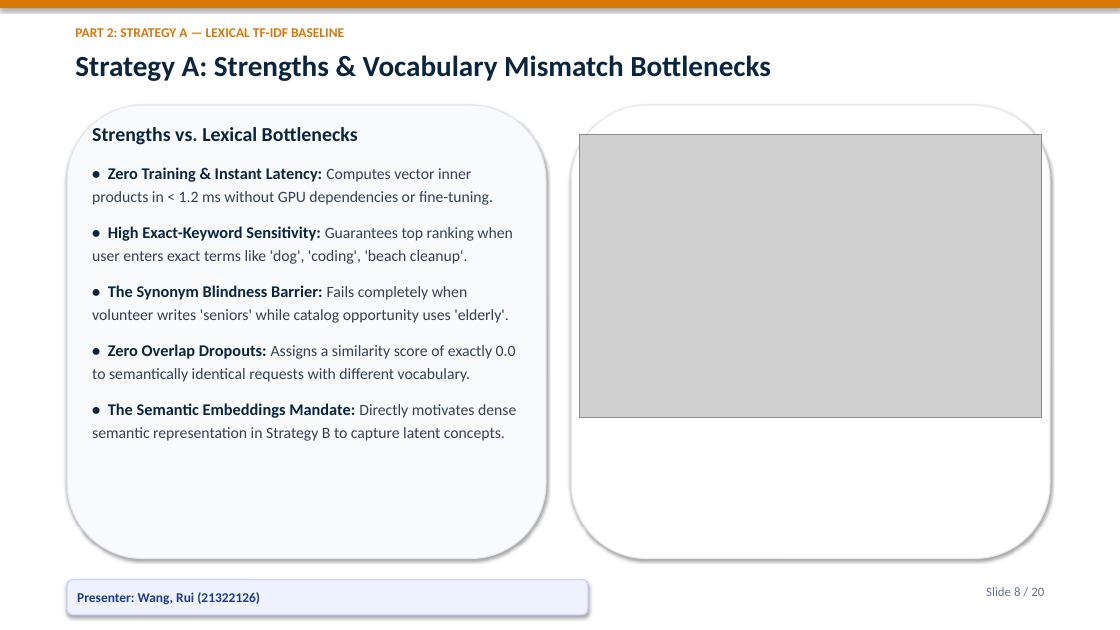
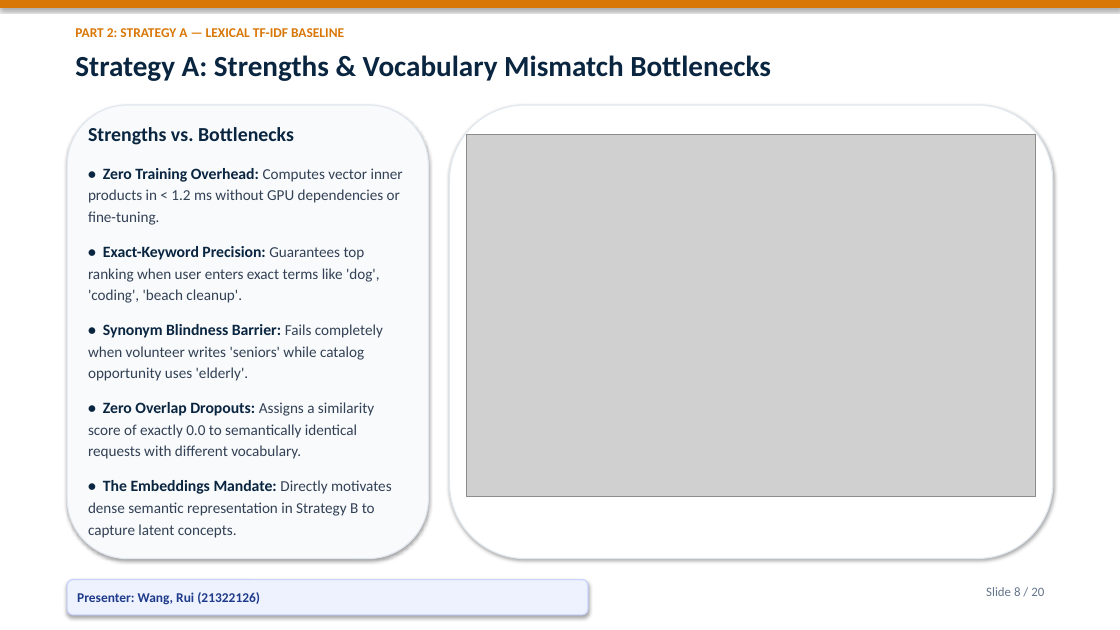
Before and after one commit to Bob8259/CSIT-5210-Group-Project, a slide deck: slide 8 of CSIT5210_Group1_Presentation.pptx. Drawn at 1120x630 pixels with LibreOffice and Linux fonts; fonts in the diff are those of the drawing; grey boxes stand for pictures. Boxes give left, top, right and bottom in pixels: in the first picture for what was removed or moved away, otherwise in the second. Text is boxed around its words. In the diff, an @@ line names an element or a change of style, - is before the commit and + after.

Commit message:
style: maximize presentation diagram sizes, enlarge chart annotations, and expand architecture layouts

```diff
--- a/CSIT5210_Group1_Presentation.pptx
+++ b/CSIT5210_Group1_Presentation.pptx
@@ rounded rectangle: place and size @@
-rounded rectangle at <box>67,105,546,559</box>
+rounded rectangle at <box>67,105,429,559</box>
@@ rounded rectangle: place and size @@
-rounded rectangle at <box>571,105,1050,559</box>
+rounded rectangle at <box>450,105,1053,559</box>
@@ text at <box>88,127,403,381</box>: text changed; size 13.5 to 13 pt @@
-Strengths vs. Lexical Bottlenecks
-• Zero Training & Instant Latency: Computes vector inner products in < 1.2 ms without GPU dependencies or fine-tuning.
-• High Exact-Keyword Sensitivity: Guarantees top ranking when user enters exact terms like 'dog', 'coding', 'beach cleanup'.
-• The Synonym Blindness Barrier: Fails completely when volunteer writes 'seniors' while catalog opportunity uses 'elderly'.
+Strengths vs. Bottlenecks
+• Zero Training Overhead: Computes vector inner products in < 1.2 ms without GPU dependencies or fine-tuning.
+• Exact-Keyword Precision: Guarantees top ranking when user enters exact terms like 'dog', 'coding', 'beach cleanup'.
+• Synonym Blindness Barrier: Fails completely when volunteer writes 'seniors' while catalog opportunity uses 'elderly'.
@@ picture: place and size @@
-picture at <box>580,134,1042,418</box>
+picture at <box>466,134,1036,497</box>
@@ text at <box>88,402,374,459</box>: size 14 to 13.5 pt in "• Zero Overlap Dropouts:"; size 13.5 to 13 pt in "Assigns a similarity score of exactly 0.0 ..."; less space between paragraphs @@
@@ text at <box>88,480,392,538</box>: text changed; size 13.5 to 13 pt @@
-• The Semantic Embeddings Mandate: Directly motivates dense semantic representation in Strategy B to capture latent concepts.
+• The Embeddings Mandate: Directly motivates dense semantic representation in Strategy B to capture latent concepts.
```
Also in this commit, not shown: 17 other slides changed, 12 other files.
